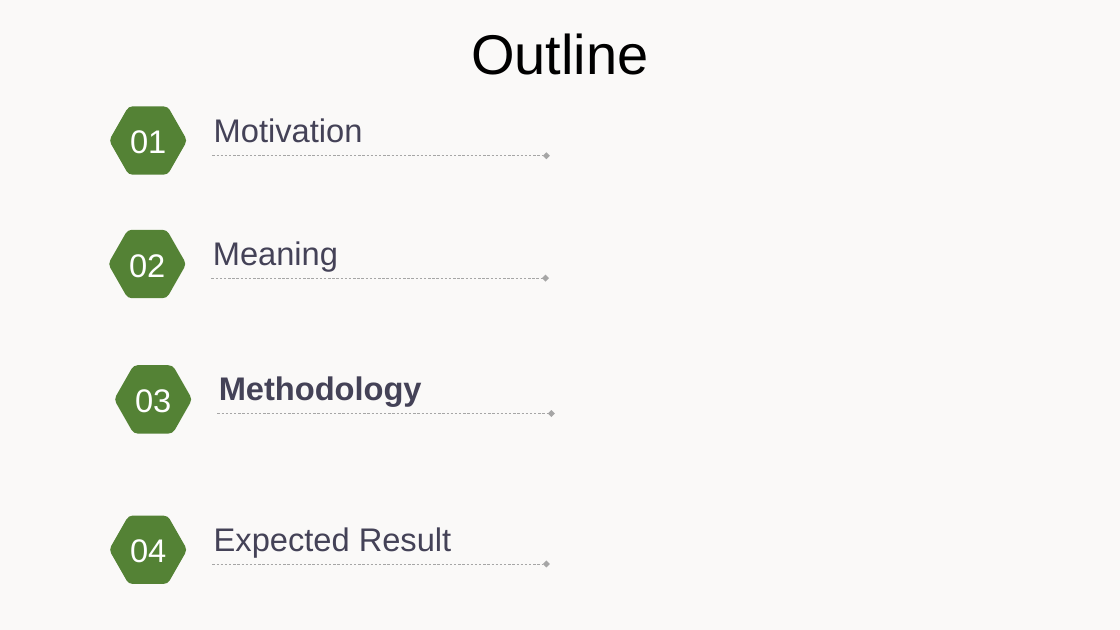
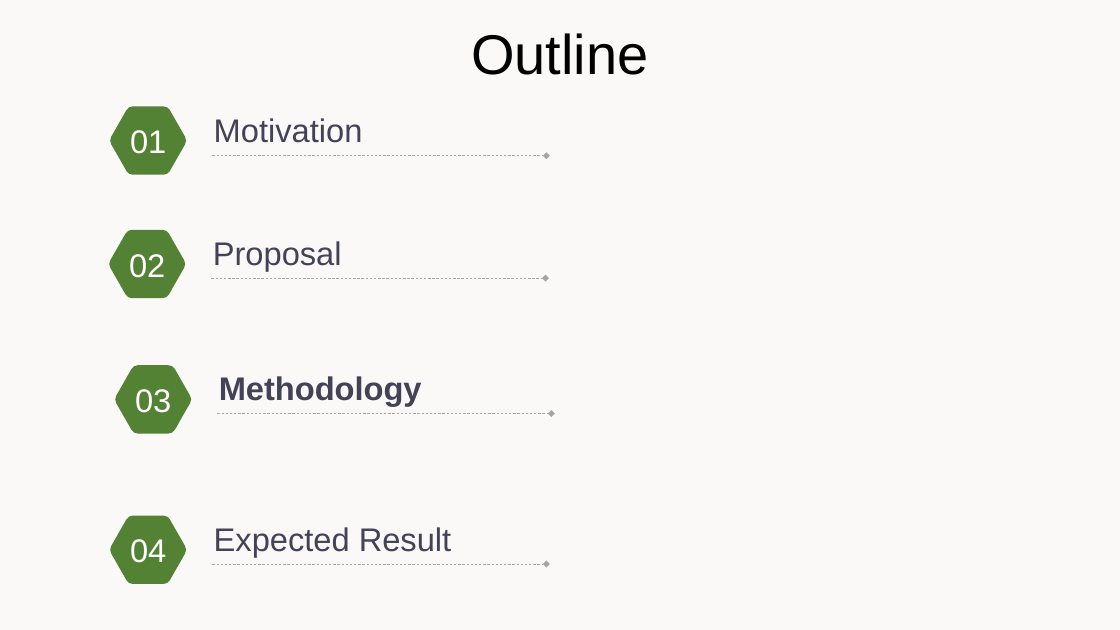
Before and after one commit to Junzhou-Chen/junzhou-chen.github.io, a slide deck: slide 8 of files/proposal.pptx. Drawn at 1120x630 pixels with LibreOffice and Linux fonts; fonts in the diff are those of the drawing. Boxes give left, top, right and bottom in pixels: in the first picture for what was removed or moved away, otherwise in the second. Text is boxed around its words. In the diff, an @@ line names an element or a change of style, - is before the commit and + after.

Commit message:
update pptx 8/10/2024 5

```diff
--- a/files/proposal.pptx
+++ b/files/proposal.pptx
@@ text at (x1=213, y1=241, x2=342, y2=271): text changed @@
-Meaning
+Proposal
```
Also in this commit, not shown: 3 other slides changed.
